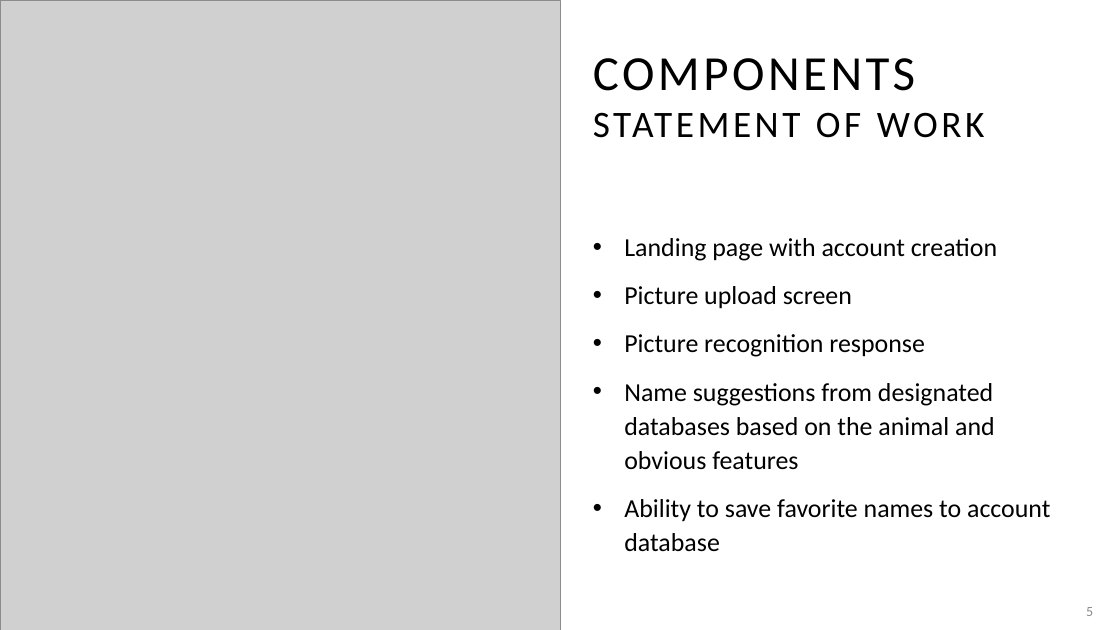
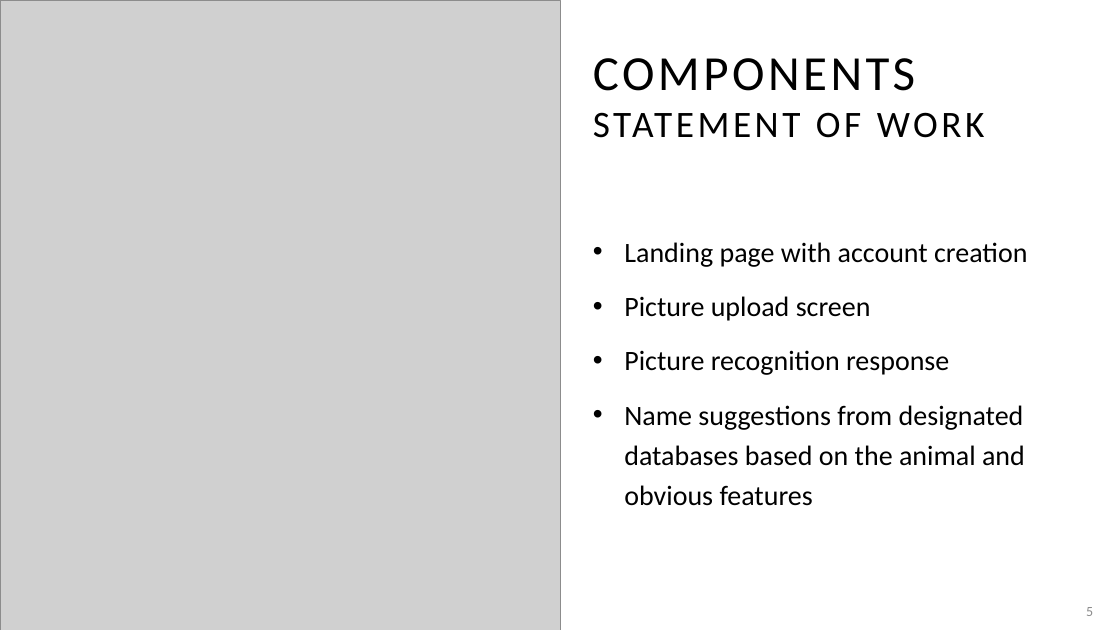
Before and after one commit to adriaonline/CPT200SP24-Team1, a slide deck: slide 5 of Phase 1 Docs/Phase 1 - Presentation.pptx. Drawn at 1120x630 pixels with LibreOffice and Linux fonts; fonts in the diff are those of the drawing; grey boxes stand for pictures. Boxes give left, top, right and bottom in pixels: in the first picture for what was removed or moved away, otherwise in the second. Text is boxed around its words. In the diff, an @@ line names an element or a change of style, - is before the commit and + after.

```diff
--- a/Phase 1 Docs/Phase 1 - Presentation.pptx
+++ b/Phase 1 Docs/Phase 1 - Presentation.pptx
@@ text "Landing page with account creation" at (624, 242, 1027, 506): size 22.2 to 24 pt; line spacing 1.1 to 1.2 @@
@@ text at (624, 499, 1050, 552): paragraph removed @@
-• Ability to save favorite names to account database
```
Also in this commit, not shown: 3 other slides changed, 6 other files.
